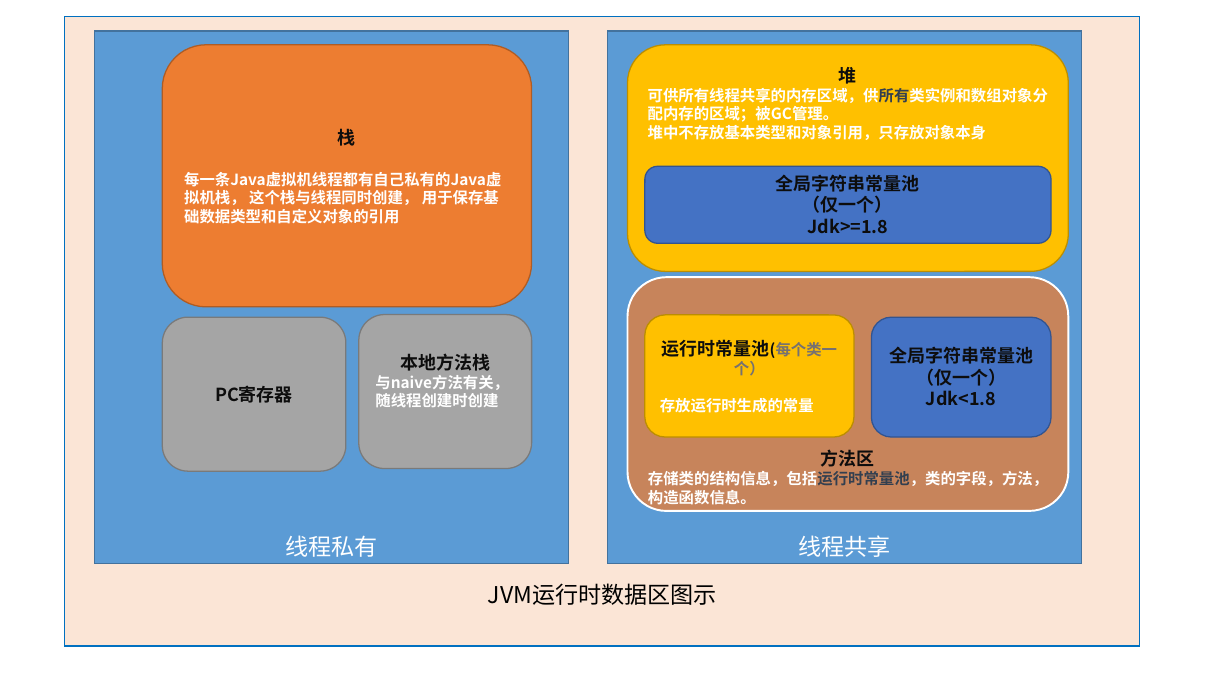
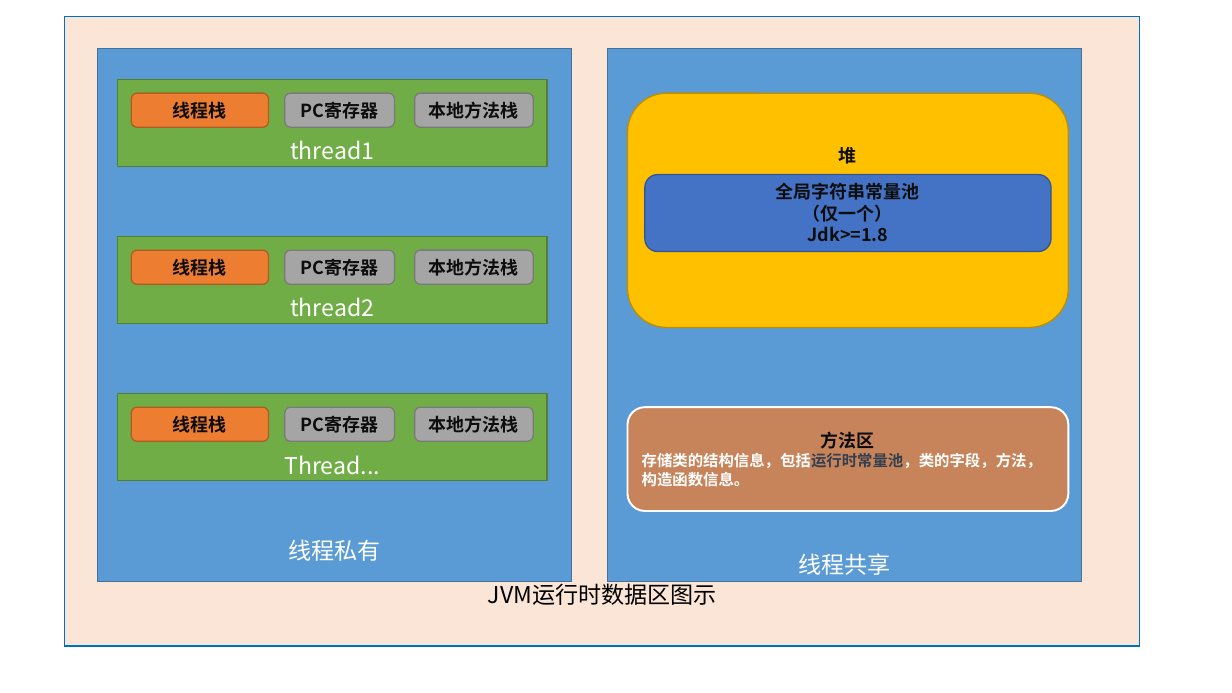
Before and after one commit to aaa531574894/documents, a slide deck: slide 1 of JAVA基础/JMM模型/images/jvm运行时数据区.pptx. Drawn at 1232x693 pixels with LibreOffice and Linux fonts; fonts in the diff are those of the drawing. Boxes give left, top, right and bottom in pixels: in the first picture for what was removed or moved away, otherwise in the second. Text is boxed around its words. In the diff, an @@ line names an element or a change of style, - is before the commit and + after.

Commit message:
JVM内存模型深入理解

```diff
--- a/JAVA基础/JMM模型/images/jvm运行时数据区.pptx
+++ b/JAVA基础/JMM模型/images/jvm运行时数据区.pptx
@@ rectangle "线程私有": place and size @@
-rectangle "线程私有" at box(94, 31, 568, 564)
+rectangle "线程私有" at box(97, 49, 571, 581)
@@ rectangle "线程共享": place and size @@
-rectangle "线程共享" at box(607, 31, 1081, 564)
+rectangle "线程共享" at box(607, 49, 1081, 581)
@@ text in rounded rectangle at box(648, 88, 1048, 140): paragraphs removed @@
-可供所有线程共享的内存区域，供所有类实例和数组对象分配内存的区域；被GC管理。
-堆中不存放基本类型和对象引用，只存放对象本身
@@ group added at box(117, 79, 547, 166): 3 rounded rectangles, 1 rectangle @@
+thread1
+线程栈
+本地方法栈
+PC寄存器
@@ rounded rectangle "堆": place and size @@
-rounded rectangle "堆" at box(628, 45, 1068, 272)
+rounded rectangle "堆" at box(628, 93, 1068, 328)
@@ rounded rectangle "全局字符串常量池": place and size @@
-rounded rectangle "全局字符串常量池" at box(645, 166, 1052, 243)
+rounded rectangle "全局字符串常量池" at box(645, 175, 1052, 251)
@@ rectangle added at box(117, 237, 547, 323), fill #70AD47, outline #538035 1 pt, 18 pt, text #FFFFFF @@
+thread2
@@ rounded rectangle "线程栈": place and size @@
-rounded rectangle "线程栈" at box(163, 45, 532, 308)
+rounded rectangle "线程栈" at box(131, 250, 269, 285)
@@ text in rounded rectangle at box(173, 258, 227, 276): text changed; size 12 to 14 pt; text colour #FFFFFF to #0D0D0D @@
-栈
-每一条Java虚拟机线程都有自己私有的Java虚拟机栈， 这个栈与线程同时创建， 用于保存基础数据类型和自定义对象的引用
+线程栈
@@ rounded rectangle "PC寄存器": place and size @@
-rounded rectangle "PC寄存器" at box(163, 317, 347, 471)
+rounded rectangle "PC寄存器" at box(285, 250, 395, 285)
@@ rounded rectangle "本地方法栈": place and size @@
-rounded rectangle "本地方法栈" at box(359, 314, 531, 469)
+rounded rectangle "本地方法栈" at box(415, 250, 533, 285)
@@ rounded rectangle removed at box(645, 315, 854, 437) @@
-运行时常量池(每个类一个）
-存放运行时生成的常量
@@ rounded rectangle removed at box(872, 317, 1051, 437) @@
-全局字符串常量池
-（仅一个）
-Jdk<1.8
@@ text in rounded rectangle at box(375, 375, 509, 407): paragraph removed @@
-与naive方法有关，随线程创建时创建
@@ group added at box(117, 394, 547, 481): 3 rounded rectangles, 1 rectangle @@
+Thread...
+线程栈
+本地方法栈
+PC寄存器
@@ rounded rectangle "方法区": place and size @@
-rounded rectangle "方法区" at box(628, 277, 1068, 511)
+rounded rectangle "方法区" at box(628, 408, 1068, 511)
```
Also in this commit, not shown: 1 slide added, 1 slide removed, 4 other files.
